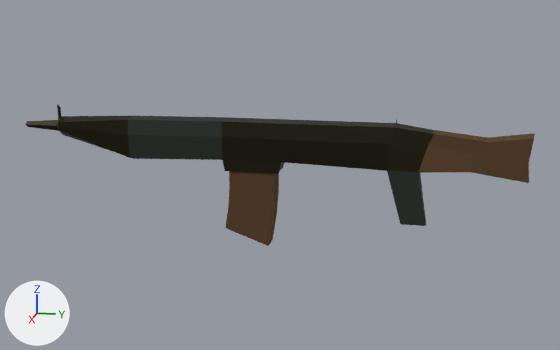
A saved change to the FBX model Assets/Models/Prefabs/Weapons/Base Models/Terrorist Rifle 1_1.fbx.
Before and after are seen from a camera (50 mm lens) standing at (6.29, 1.23, 1.31) and looking at (-0.03, -0.03, -0.27). Every picture has the same lights, and +X, +Y and +Z are marked at lower left. Where no turn or scale is listed for an object, it has been applied to the vertices.

Names of what the first picture shows: 'TR_Magazine', 'TerroristRifle_1'.
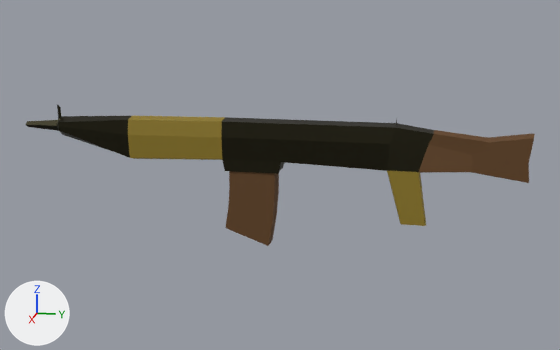
Edits to the bpy script that builds the scene:
```text
Change mat_grips_material:
    mat_grips_material.base_color: (0.00913, 0.0175, 0.0116) -> (0.278, 0.196, 0.0163)  # black #18241c -> yellow #907a22
```

Changed parts and their boxes [x1, y1, x2, y2] in the pictures (560 x 350 px):
'TerroristRifle_1', recoloured (black to yellow): [125, 116, 535, 226] in both
